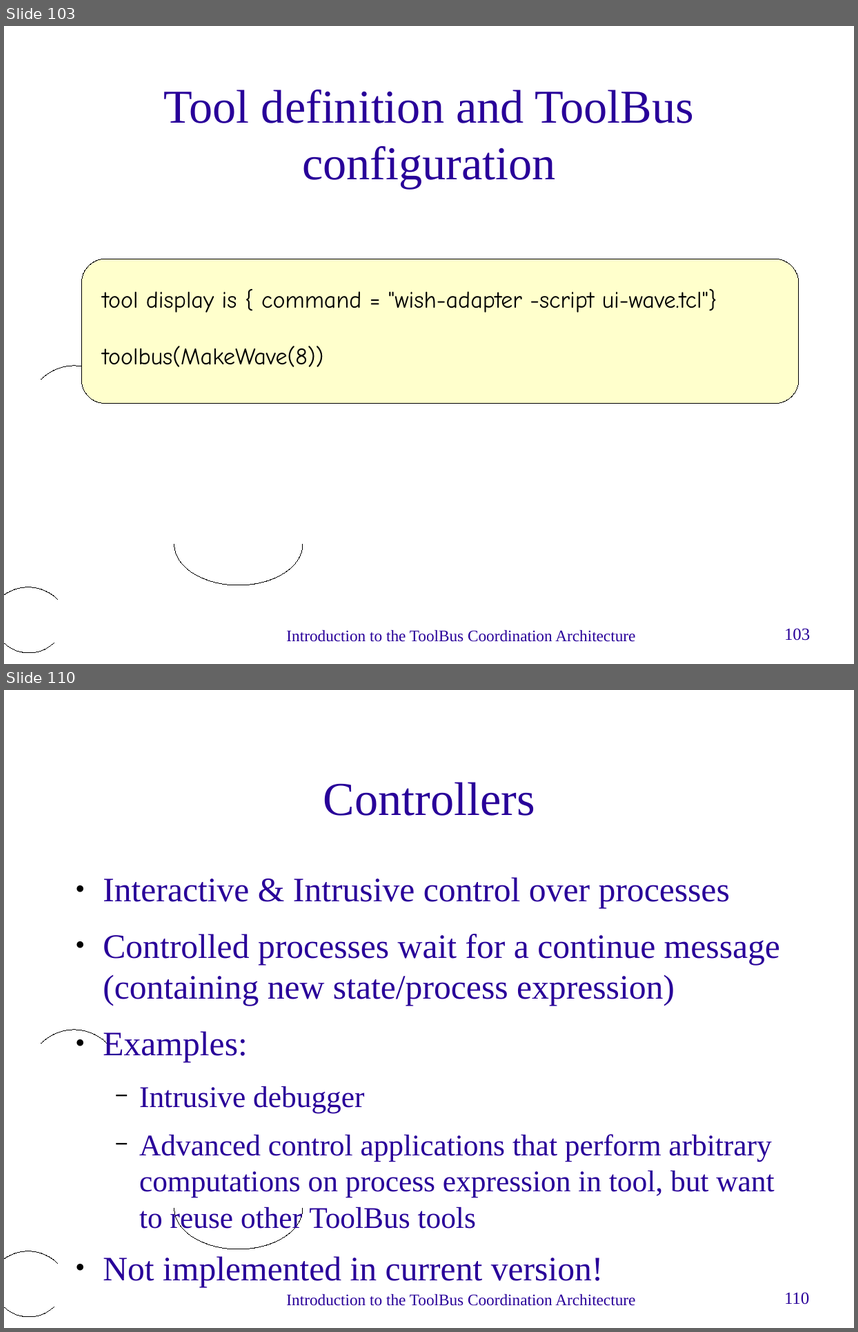
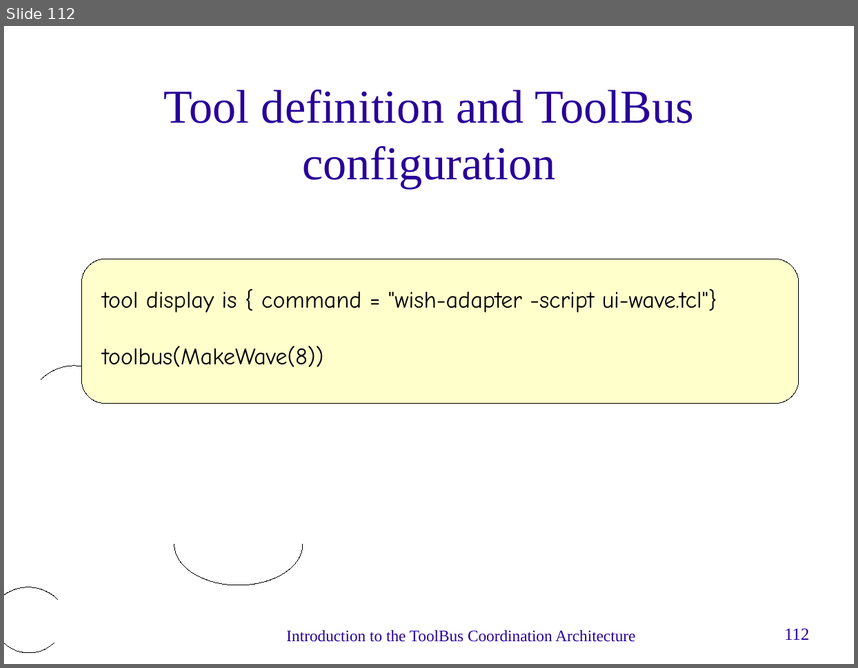
Before and after one commit to cwi-swat/meta-environment, a slide deck: meta-doc/technology/toolbus-intro/toolbus-intro.odp. Shown one above the other, each under a label of ours: slides 103 and 110 before the commit, slide 112 after it; the slides between them are not shown. The pictures are 858x1332 and 858x668 pixels, drawn with LibreOffice and Linux fonts; fonts in the diff are those of the drawing; background and template pictures are left out. Boxes give left, top, right and bottom in pixels: in the first picture for what was removed or moved away, otherwise in the second. Text is boxed around its words. In the diff, an @@ line names an element or a change of style, - is before the commit and + after.

Commit message:
Updated and extended ToolBus slides

```diff
--- a/meta-doc/technology/toolbus-intro/toolbus-intro.odp
+++ b/meta-doc/technology/toolbus-intro/toolbus-intro.odp
@@ slide 110 removed at bbox=[4, 690, 854, 1328], background #FFFFFF; not listed: 6 template elements that a slide beside it also shows @@
@@ title removed at bbox=[323, 782, 535, 816] @@
-Controllers
@@ text removed at bbox=[103, 877, 780, 1287] @@
-● Interactive & Intrusive control over processes
-● Controlled processes wait for a continue message (containing new state/process expression)
-● Examples:
-  − Intrusive debugger
-  − Advanced control applications that perform arbitrary computations on process expression in tool, but want to reuse other ToolBus tools
-● Not implemented in current version!
@@ what was slide 103 is now slide 112 @@
@@ page number at bbox=[784, 628, 809, 639]: text changed @@
-103
+112
```
Also in this commit, not shown: 29 slides changed, 69 slides added, 4 other slides removed, 1 other file.
